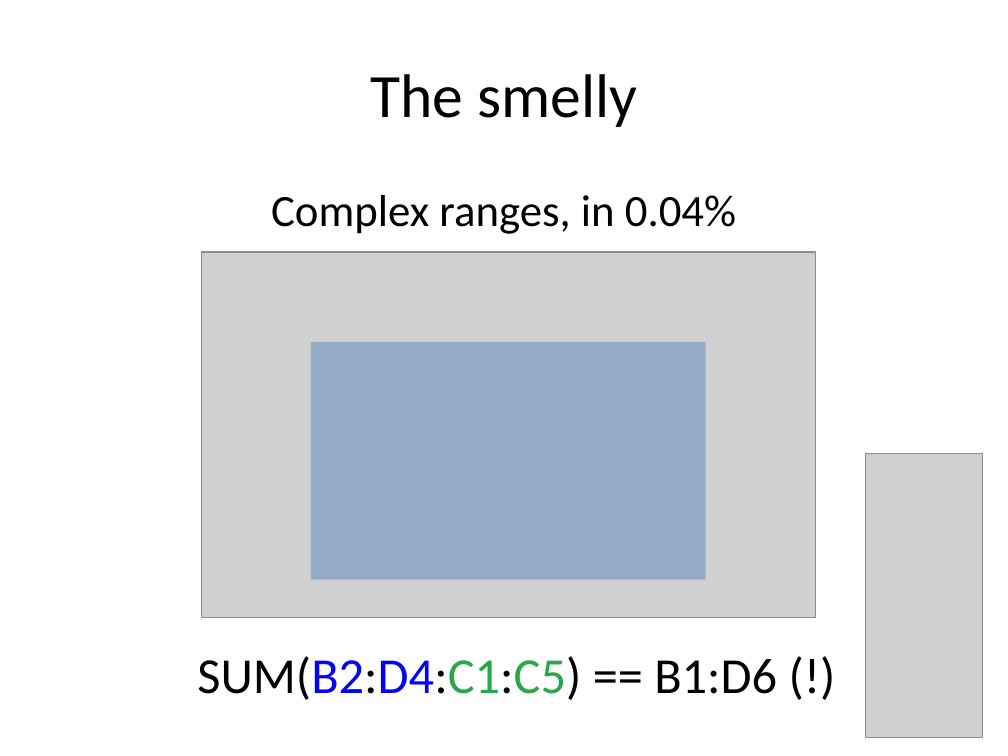
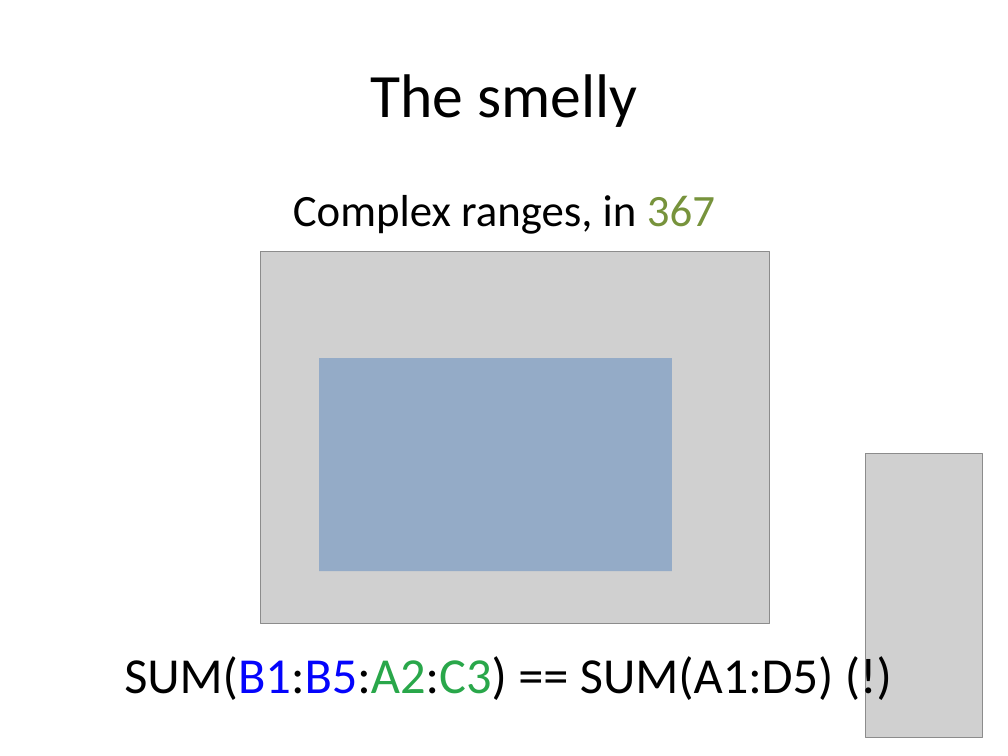
Before and after one commit to spreadsheetlab/XLGrammarPaper, a slide deck: slide 21 of presentation/XLParser.pptx (slide 18 before the commit). Drawn at 1008x756 pixels with LibreOffice and Linux fonts; fonts in the diff are those of the drawing; grey boxes stand for pictures. Boxes give left, top, right and bottom in pixels: in the first picture for what was removed or moved away, otherwise in the second. Text is boxed around its words. In the diff, an @@ line names an element or a change of style, - is before the commit and + after.

```diff
--- a/presentation/XLParser.pptx
+++ b/presentation/XLParser.pptx
@@ text at bbox=[293, 195, 715, 234]: text changed @@
-Complex ranges, in 0.04%
+Complex ranges, in 367
@@ picture: place and size @@
-picture at bbox=[202, 252, 815, 617]
+picture at bbox=[260, 252, 769, 624]
@@ rectangle: place and size @@
-rectangle at bbox=[310, 342, 706, 580]
+rectangle at bbox=[320, 358, 672, 571]
@@ text at bbox=[124, 656, 834, 700]: text changed @@
-SUM(B2:D4:C1:C5) == B1:D6 (!)
+SUM(B1:B5:A2:C3) == SUM(A1:D5) (!)
```
Also in this commit, not shown: 6 other slides changed, 4 slides added, 1 slide removed.
